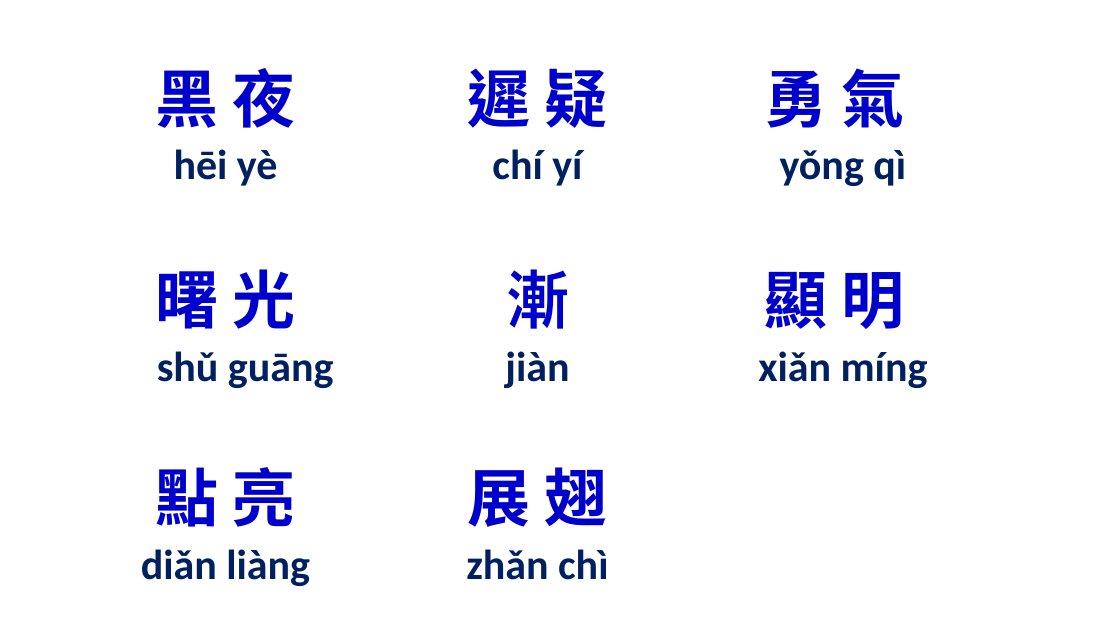
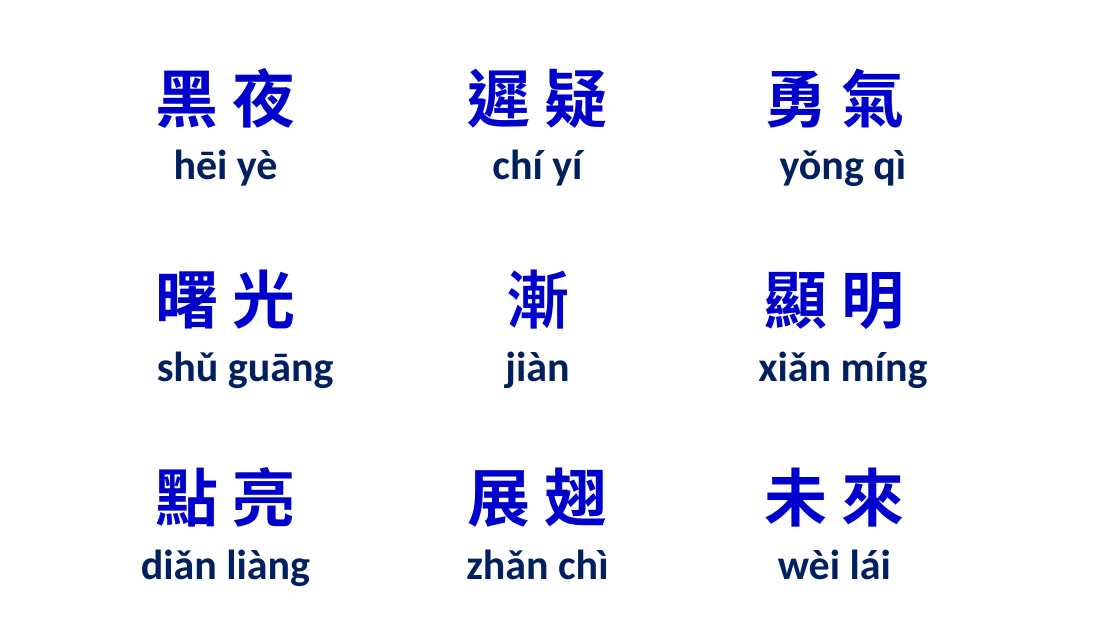
Before and after one commit to batisuoc/free-school-class, a slide deck: slide 2 of chinese/相信有愛就有奇蹟.pptx. Drawn at 1120x630 pixels with LibreOffice and Linux fonts; fonts in the diff are those of the drawing; background and template pictures are left out. Boxes give left, top, right and bottom in pixels: in the first picture for what was removed or moved away, otherwise in the second. Text is boxed around its words. In the diff, an @@ line names an element or a change of style, - is before the commit and + after.

```diff
--- a/chinese/相信有愛就有奇蹟.pptx
+++ b/chinese/相信有愛就有奇蹟.pptx
@@ text added at (x1=764, y1=467, x2=905, y2=527), 54 pt, text #0000CC, bold @@
+未 來
@@ text added at (x1=778, y1=549, x2=891, y2=580), 36 pt, text #002060, bold @@
+wèi lái
```
Also in this commit, not shown: 6 other slides changed.
